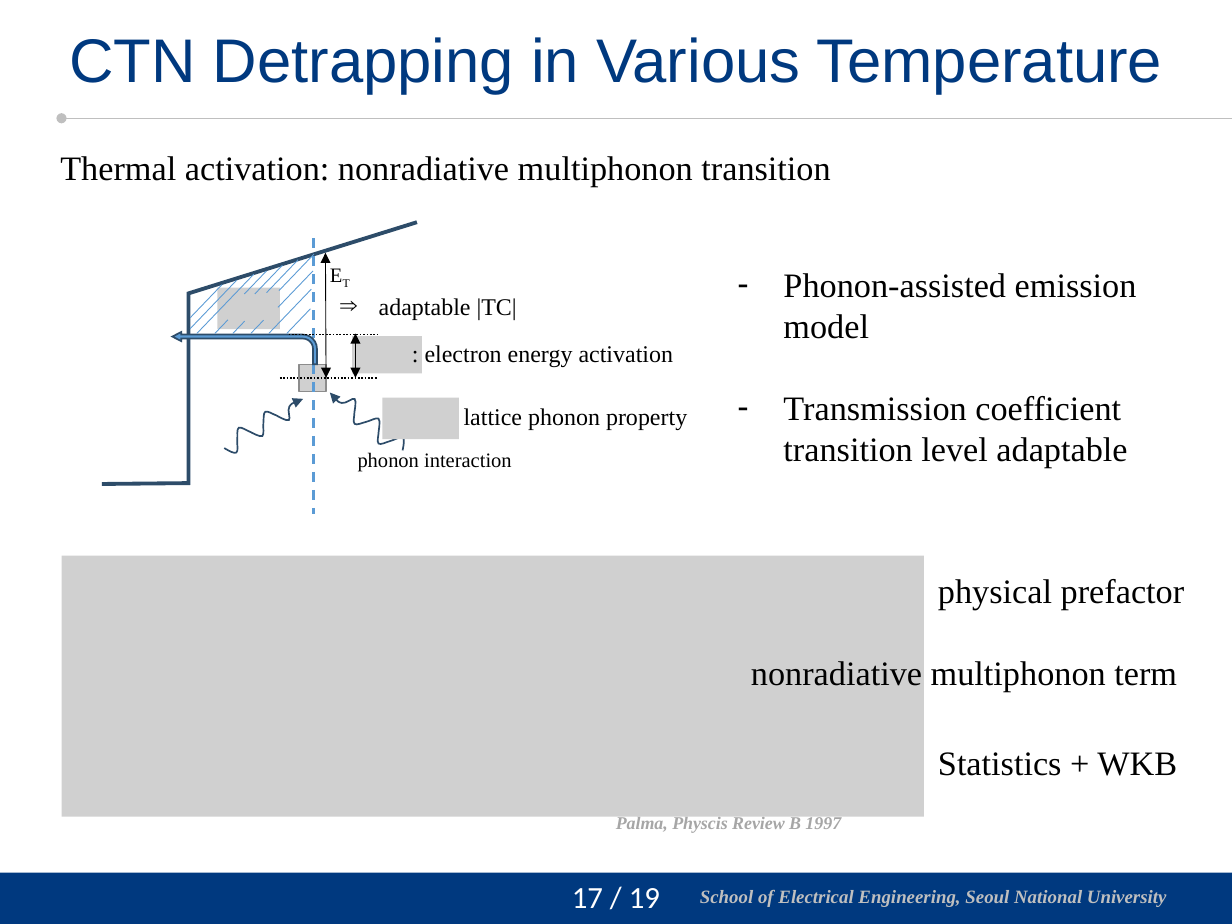
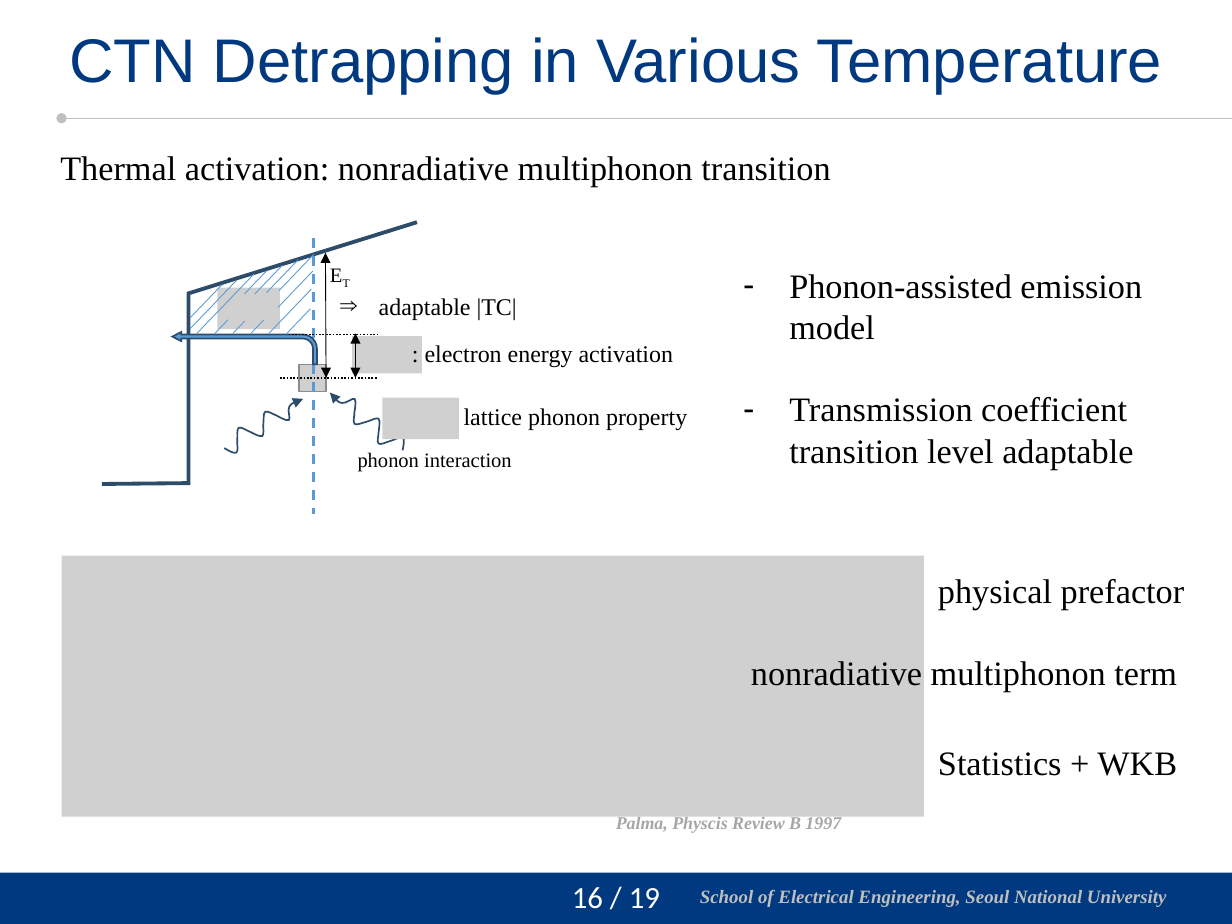
Before and after one commit to vectorcont62-dev/Graduation-SNU-MS, a slide deck: slide 17 of 진명 석사졸업 연구 정리 - 주요내용 보강.pptx (slide 18 before the commit). Drawn at 1232x924 pixels with LibreOffice and Linux fonts; fonts in the diff are those of the drawing; grey boxes stand for pictures; background and template pictures are left out. Boxes give left, top, right and bottom in pixels: in the first picture for what was removed or moved away, otherwise in the second. Text is boxed around its words. In the diff, an @@ line names an element or a change of style, - is before the commit and + after.

```diff
--- a/진명 석사졸업 연구 정리 - 주요내용 보강.pptx
+++ b/진명 석사졸업 연구 정리 - 주요내용 보강.pptx
@@ text "Phonon-assisted emission model": place and size @@
-text "Phonon-assisted emission model" at <box>783,273,1137,468</box>
+text "Phonon-assisted emission model" at <box>789,274,1142,470</box>
@@ page number at <box>572,887,660,909</box>: text changed @@
-17 / 19
+16 / 19
```
Also in this commit, not shown: 1 other slide changed.
